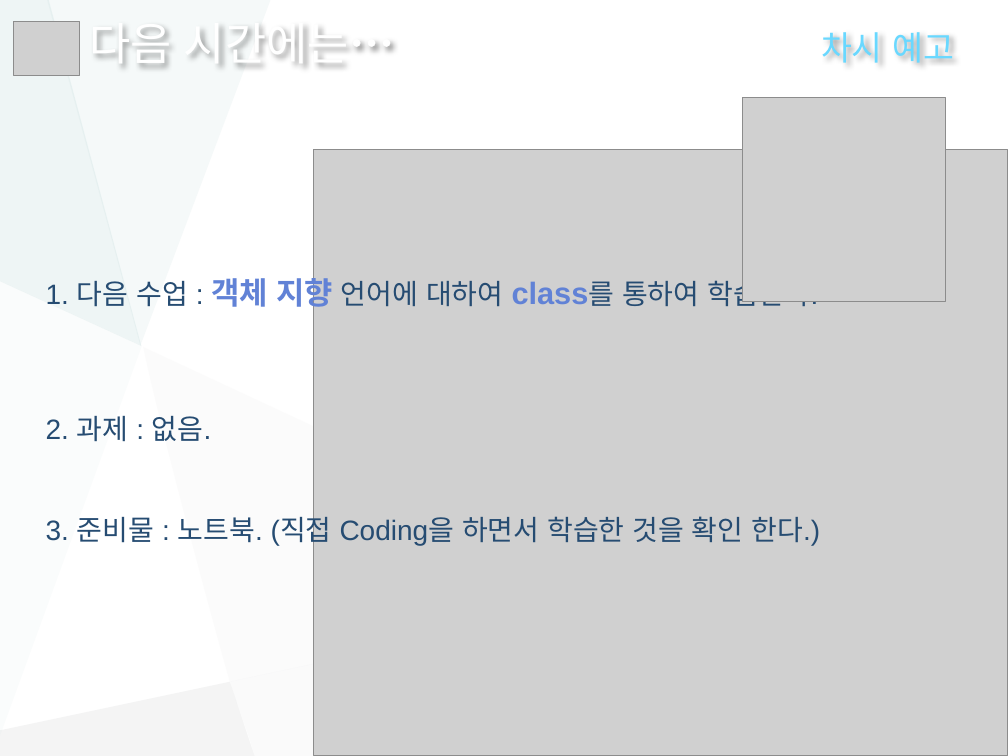
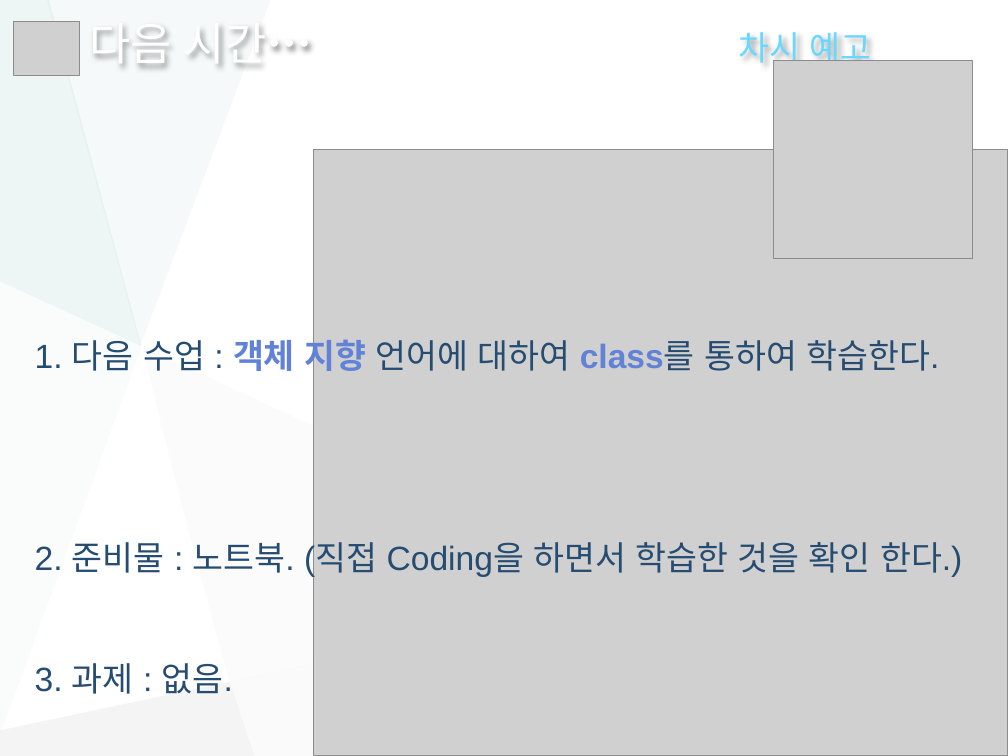
Before and after one commit to nextye/AnsanPC, a slide deck: slide 16 of HRD/nPPT/응용SW어플리케이션.pptx. Drawn at 1008x756 pixels with LibreOffice and Linux fonts; fonts in the diff are those of the drawing; grey boxes stand for pictures. Boxes give left, top, right and bottom in pixels: in the first picture for what was removed or moved away, otherwise in the second. Text is boxed around its words. In the diff, an @@ line names an element or a change of style, - is before the commit and + after.

Commit message:
20191219

```diff
--- a/HRD/nPPT/응용SW어플리케이션.pptx
+++ b/HRD/nPPT/응용SW어플리케이션.pptx
@@ text at [89,28,872,69]: text changed @@
-다음 시간에는… 차시 예고
+다음 시간… 차시 예고
@@ picture: place and size @@
-picture at [742,98,946,301]
+picture at [774,60,973,259]
@@ text "1. 다음 수업 : 객체 ...": place and size @@
-text "1. 다음 수업 : 객체 ..." at [46,273,820,546]
+text "1. 다음 수업 : 객체 ..." at [35,334,962,577]
@@ text at [35,334,939,378]: size 20 to 24 pt in "1. 다음 수업 : 언어에 대하여 class를 ..."; size 22 to 24 pt in "객체 지향 class를" @@
@@ text at [35,542,962,577]: text changed; size 20 to 24 pt @@
-2. 과제 : 없음.
-3. 준비물 : 노트북. (직접 Coding을 하면서 학습한 것을 확인 한다.)
+2. 준비물 : 노트북. (직접 Coding을 하면서 학습한 것을 확인 한다.)
+3. 과제 : 없음.
```
Also in this commit, not shown: 15 other slides changed, 1 slide added, 1 slide removed.
